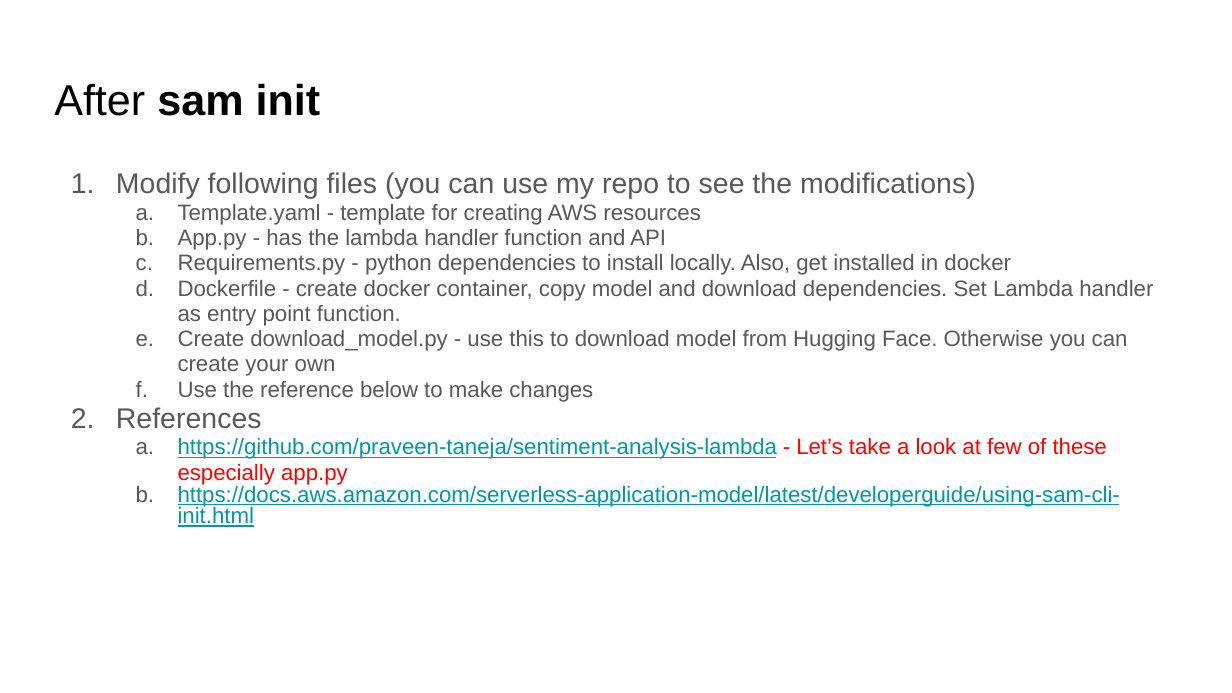
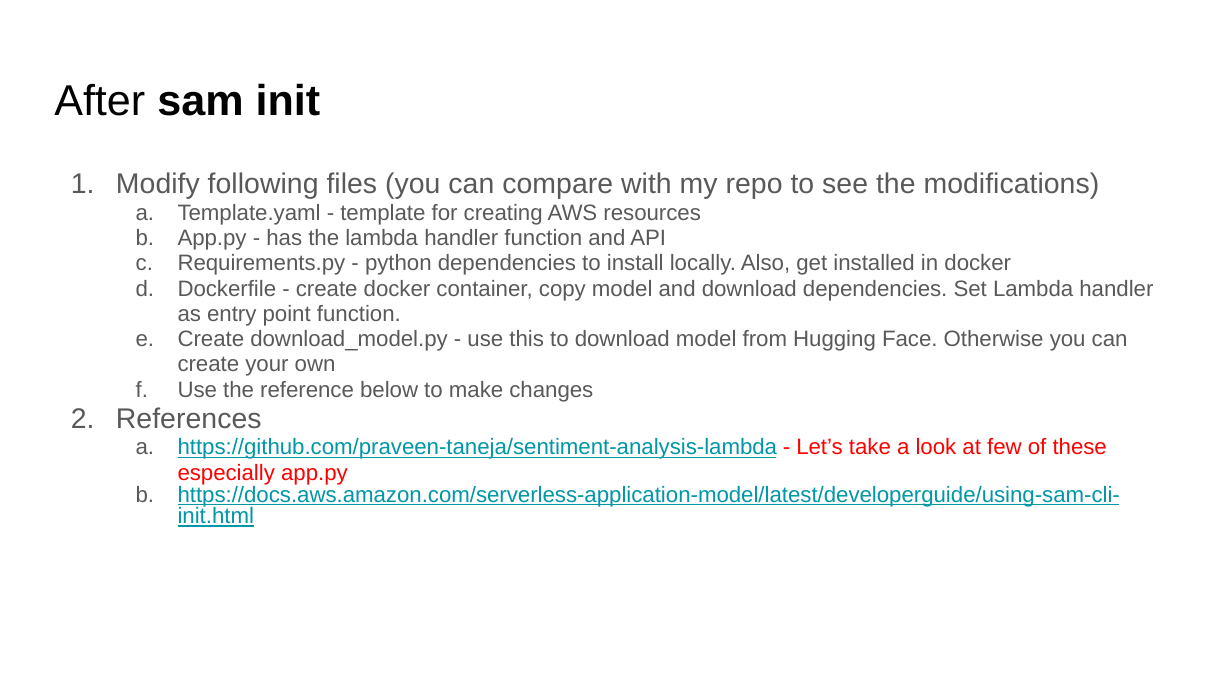
Before and after one commit to praveen-taneja/sentiment-analysis-lambda, a slide deck: slide 11 of docs/How to deploy an ML model with an API on AWS Lamba.pptx. Drawn at 1232x693 pixels with LibreOffice and Linux fonts; fonts in the diff are those of the drawing. Boxes give left, top, right and bottom in pixels: in the first picture for what was removed or moved away, otherwise in the second. Text is boxed around its words. In the diff, an @@ line names an element or a change of style, - is before the commit and + after.

```diff
--- a/docs/How to deploy an ML model with an API on AWS Lamba.pptx
+++ b/docs/How to deploy an ML model with an API on AWS Lamba.pptx
@@ text at box(116, 172, 1100, 199): text changed @@
-1. Modify following files (you can use my repo to see the modifications)
+1. Modify following files (you can compare with my repo to see the modifications)
```
Also in this commit, not shown: 9 other slides changed, 2 slides added, 18 slides removed.
